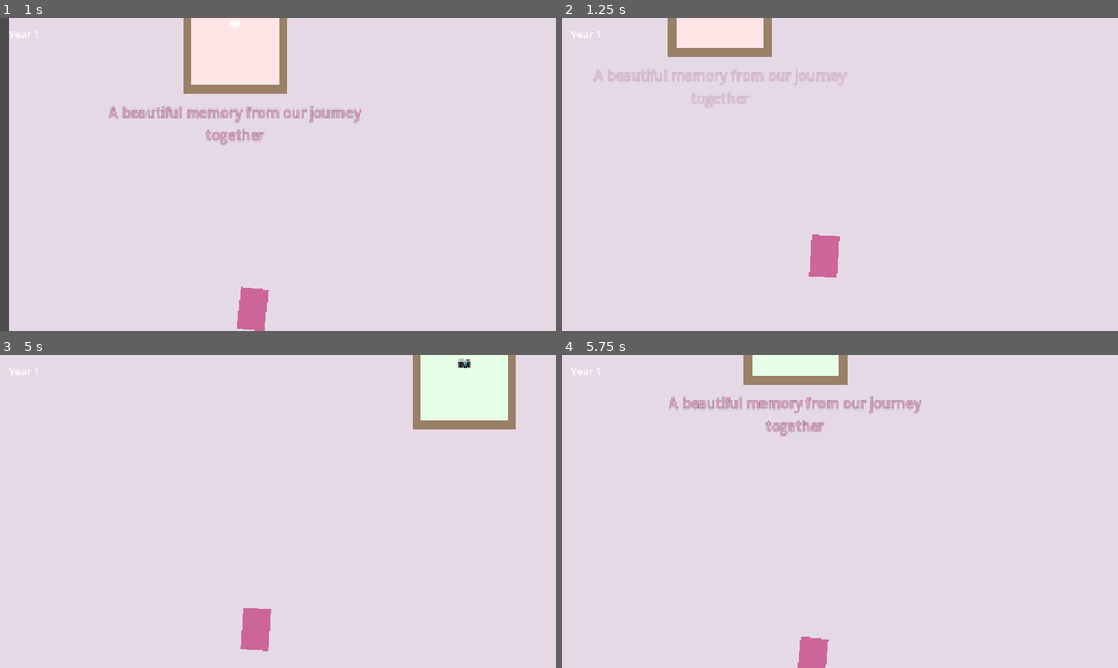
Above: before the commit, frames 1-4 (two rows, left to right).
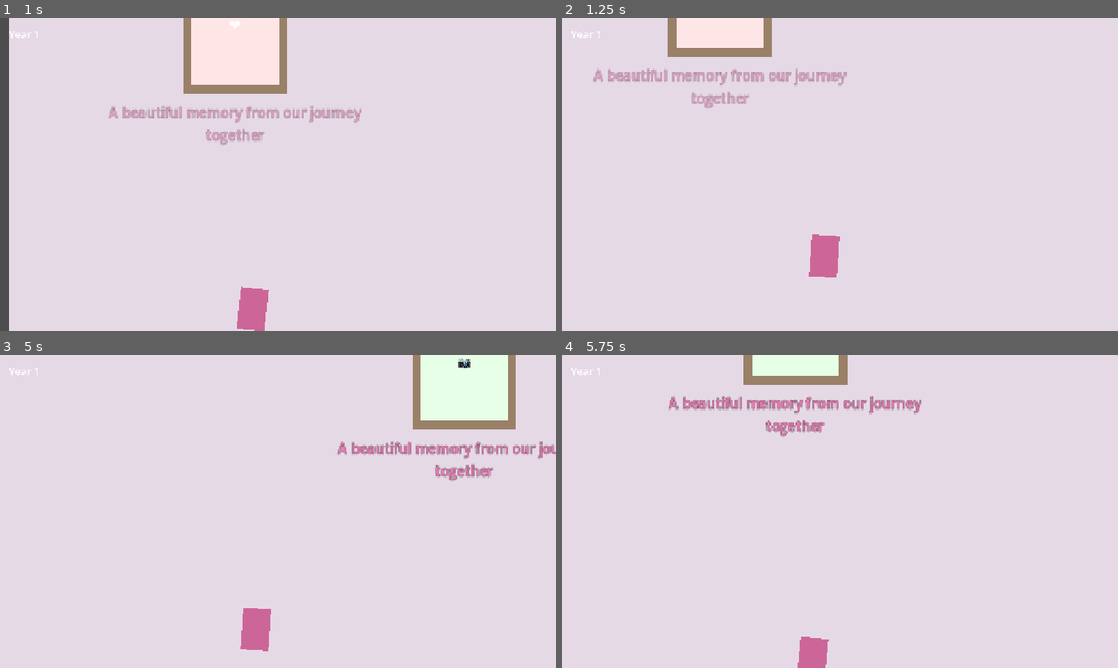
Above: after the commit, the same moments.

Repository: lasse-byte/anniversary-game
Game: Godot game, scene res://main.tscn
The game is run twice, just before and just after one commit, with the same random seed, the same clock (stepped at 60 frames per second) and the same inputs.
Inputs:
- Up to frame 1 (1 s): hold D (move_right) from 0.53 s (still down); tap Space (ui_accept) at 0.77 s
- Up to frame 2 (1.25 s): keep holding D (move_right)
- Up to frame 3 (5 s): tap Space (ui_accept) at 1.52, 3.02, 3.77, 4.52 s; release D (move_right) at 2.03 s; hold A (move_left) 2.03-2.78 s; hold D (move_right) 2.78-4.28 s; hold A (move_left) from 4.28 s (still down)
- Up to frame 4 (5.75 s): release A (move_left) at 5.03 s; hold D (move_right) from 5.03 s (still down)

Frame 1 is identical in both runs. In frame 2, 1.0% of the frame differs, in the area x 5-52%, y 16-29%; in frame 3, 1.2%, in the area x 60-100%, y 27-41%; in frame 4, 1.1%.

Commit message:
Also slow down fade out animation to match fade in
Co-authored-by: lasse-byte <257569380+lasse-byte@users.noreply.github.com>

Diff:
--- a/picture_frame.gd
+++ b/picture_frame.gd
@@ -123,8 +123,8 @@
 	if fade_tween:
 		fade_tween.kill()
 
-	# Create new tween for fade out
+	# Create new tween for fade out (1.5 seconds for slower fade)
 	fade_tween = create_tween()
 	fade_tween.set_ease(Tween.EASE_IN)
 	fade_tween.set_trans(Tween.TRANS_CUBIC)
-	fade_tween.tween_property(description_label, "modulate:a", 0.0, 0.3)
+	fade_tween.tween_property(description_label, "modulate:a", 0.0, 1.5)
